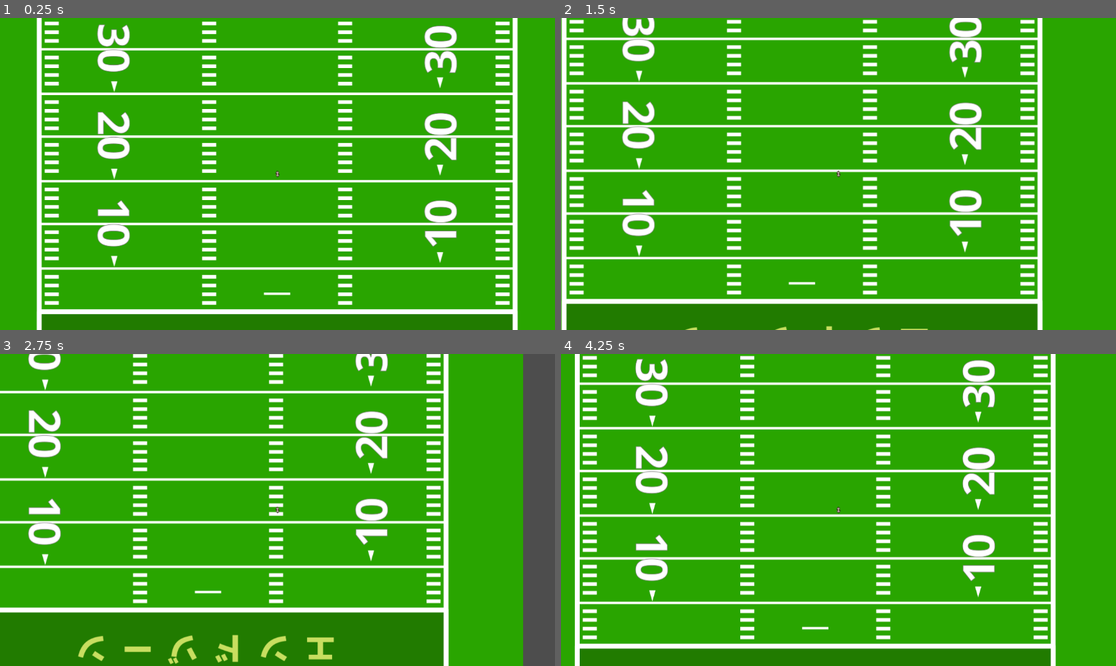
Above: before the commit, frames 1-4 (two rows, left to right).
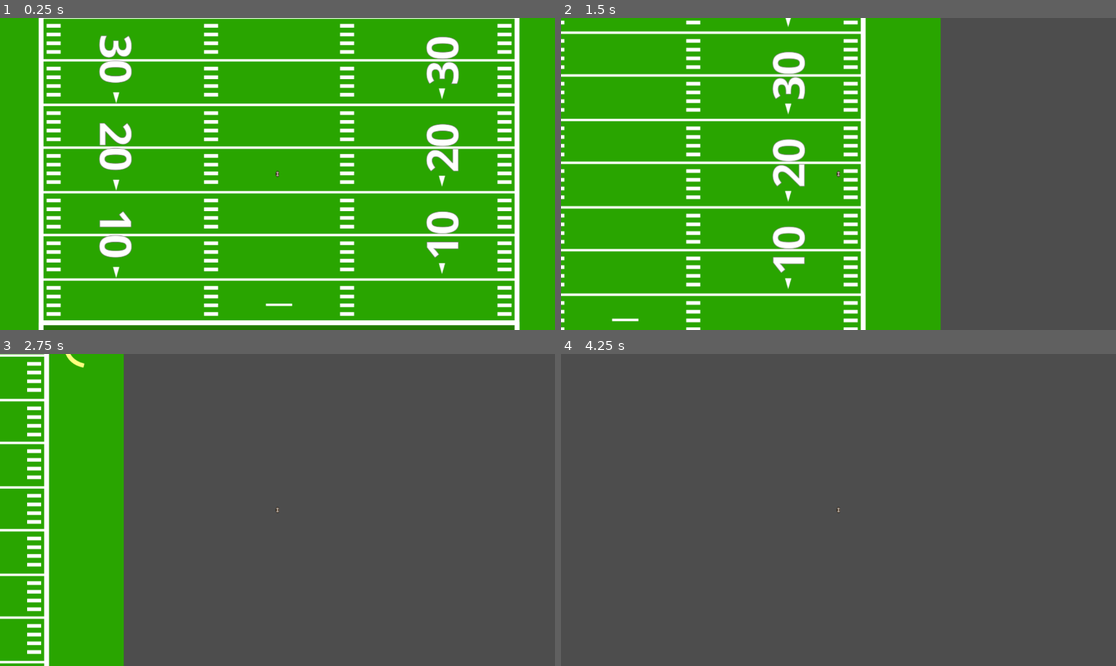
Above: after the commit, the same moments.

Repository: ajn14d/football-game-godot
Game: Godot game, scene res://game_scene.tscn
Two runs of this game, one before a commit and one after it. Both use one fixed random seed, a clock stepped at 60 frames per second and the inputs below.
Inputs (mouse positions are in pixels of both pictures, inside the frame that each line leads up to):
- Up to frame 1 (0.25 s): no input
- Up to frame 2 (1.5 s): move the mouse to (960, 158) at 0.52 s; hold D (move_right) 0.53-1.28 s; hold Space (throw_ball, bound only after the commit) 0.53-1.28 s; move the mouse to (727, 189) at 1.27 s; hold S (move_down) from 1.28 s (still down); tap Shift (sprint) at 1.35 s
- Up to frame 3 (2.75 s): tap Space (throw_ball, bound only after the commit) at 1.55 s; move the mouse to (333, 441) at 2.02 s; release S (move_down) at 2.03 s; hold D (move_right) from 2.03 s (still down); hold Space (throw_ball, bound only after the commit) from 2.03 s (still down)
- Up to frame 4 (4.25 s): move the mouse to (810, 572) at 2.77 s; release D (move_right) at 2.78 s; release Space (throw_ball, bound only after the commit) at 2.78 s; hold W (move_up) 2.78-3.53 s; tap Space (throw_ball, bound only after the commit) at 2.85, 3.8 s; move the mouse to (1005, 556) at 3.52 s; hold A (move_left) from 3.53 s (still down); hold Shift (sprint) from 3.53 s (still down)

The runs differ from the first frame. In frame 1, 27% of the frame differs, in the area x 6-94%, y 0-100%; in frame 2, 56%; in frame 3, 80%; in frame 4, 100%, in the area x 0-100%, y 0-100%.

Commit message:
Throw Football
added ability to throw football

Diff:
--- a/football.gd
+++ b/football.gd
@@ -1,6 +1,7 @@
 extends RigidBody2D
 
-@export var speed: float = 400  # Speed at which the football moves downward
+@export var speed: float = 200  # Speed at which the football moves downward
+@export var throw_force: float = 500  # Force applied when the football is thrown
 var is_attached: bool = false  # Indicates if the football is attached to the QB
 @onready var quarterback = get_node("/root/GameScene/Players/Quarterback")
 @export var offset: Vector2 = Vector2(7, 0)  # Offset for the football (to the right of the QB)
@@ -8,6 +9,11 @@
 func _ready() -> void:
 	# Set the initial velocity to move straight down
 	linear_velocity = Vector2(0, speed)
+
+func _input(event) -> void:
+	# Listen for the throw action
+	if is_attached and event.is_action_pressed("throw_ball"):
+		throw_football()
 
 func _process(delta: float) -> void:
 	# If attached to the QB, update the position of the football to match the QB with the offset
@@ -25,3 +31,31 @@
 		is_attached = true  # Set the attachment flag
 		quarterback = body  # Reference the QB node
 		linear_velocity = Vector2.ZERO  # Stop the ball's movement
+
+# This function handles the throwing action
+func throw_football():
+	# Ensure quarterback is not null before accessing its position
+	if quarterback != null:
+		# Get the mouse position in global coordinates
+		var mouse_position = get_global_mouse_position()
+
+		# Calculate the direction from the QB to the mouse position
+		var direction = (mouse_position - quarterback.global_position).normalized()
+
+		# Detach the football from the QB
+		is_attached = false
+		quarterback = null  # Unset QB reference
+
+		# Apply an initial velocity in the direction of the mouse position
+		linear_velocity = direction * throw_force  # Apply the throw force
+
+		# Rotate the football to face the direction of travel with a 90-degree offset
+		rotation = linear_velocity.angle() + PI / 2  # Apply a 90-degree rotation
+
+		# Print the resulting velocity for debugging
+		print("Throw direction:", direction)
+		print("Linear velocity:", linear_velocity)
+
+		print("Football thrown!")
+	else:
+		print("Quarterback not found!")
--- a/football.tscn
+++ b/football.tscn
@@ -13,6 +13,7 @@
 
 [node name="Football" type="RigidBody2D" groups=["football"]]
 collision_layer = 32768
+collision_mask = 0
 script = ExtResource("1_i3dig")
 
 [node name="CollisionShape2D" type="CollisionShape2D" parent="."]
--- a/project.godot
+++ b/project.godot
@@ -54,6 +54,12 @@
 "events": [Object(InputEventKey,"resource_local_to_scene":false,"resource_name":"","device":-1,"window_id":0,"alt_press …(195 unchanged characters)…
 ]
 }
+throw_ball={
+"deadzone": 0.5,
+"events": [Object(InputEventKey,"resource_local_to_scene":false,"resource_name":"","device":-1,"window_id":0,"alt_pressed":false,"shift_pressed":false,"ctrl_pressed":false,"meta_pressed":false,"pressed":false,"keycode":0,"physical_keycode":32,"key_label":0,"unicode":32,"location":0,"echo":false,"script":null)
+, Object(InputEventMouseButton,"resource_local_to_scene":false,"resource_name":"","device":-1,"window_id":0,"alt_pressed":false,"shift_pressed":false,"ctrl_pressed":false,"meta_pressed":false,"button_mask":1,"position":Vector2(159, 12),"global_position":Vector2(168, 58),"factor":1.0,"button_index":1,"canceled":false,"pressed":true,"double_click":true,"script":null)
+]
+}
 
 [layer_names]
 
